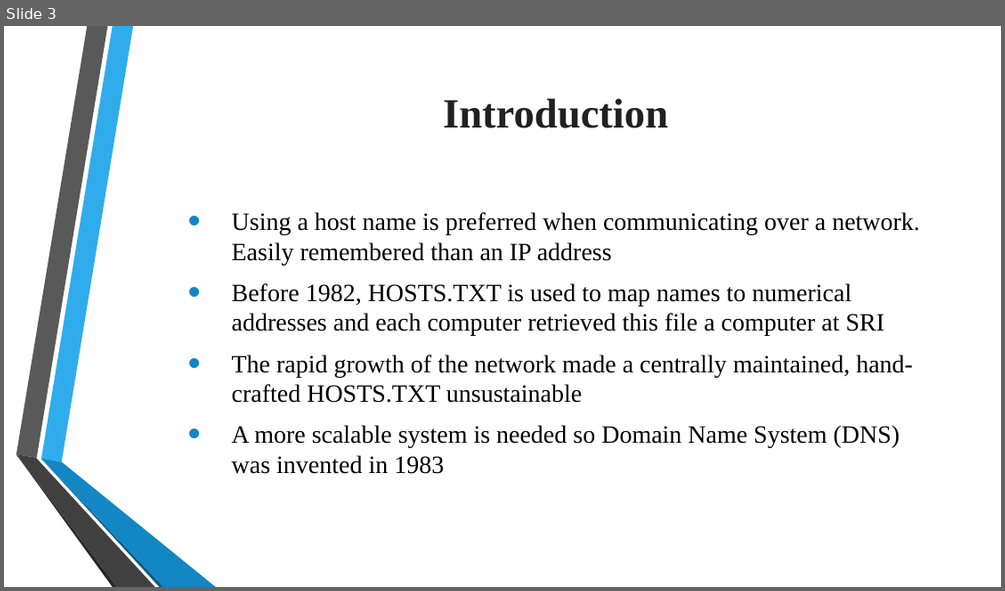
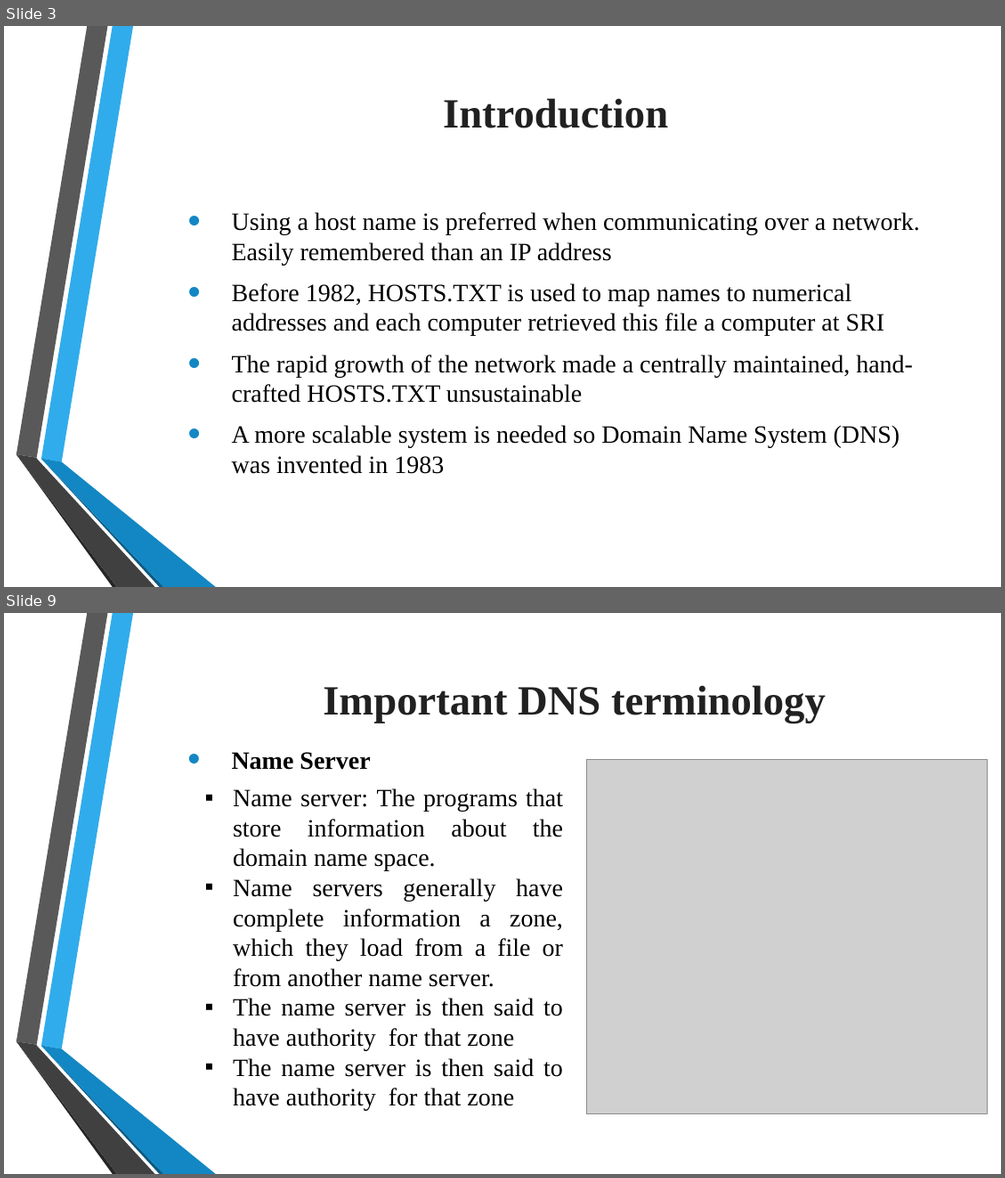
Before and after one commit to tiendatdk3493/Tai_Lieu, a slide deck: Domain Name System (DNS).pptx. Shown one above the other, each under a label of ours: slide 3 before the commit, slides 3 and 9 after it; the slides between them are not shown. The pictures are 1005x591 and 1005x1178 pixels, drawn with LibreOffice and Linux fonts; fonts in the diff are those of the drawing; grey boxes stand for pictures; background and template pictures are left out. Boxes give left, top, right and bottom in pixels: in the first picture for what was removed or moved away, otherwise in the second. Text is boxed around its words. In the diff, an @@ line names an element or a change of style, - is before the commit and + after.

```diff
--- a/Domain Name System (DNS).pptx
+++ b/Domain Name System (DNS).pptx
@@ slide 9 added at bbox=[4, 613, 1001, 1174], background picture (left out); not listed: 6 template elements that a slide beside it also shows @@
@@ text added at bbox=[323, 685, 825, 723], 40 pt, text #212121, bold @@
+  Important DNS terminology
@@ text added at bbox=[232, 752, 370, 770], 24 pt, text #000000, bold @@
+  • Name Server
@@ picture added at bbox=[587, 760, 987, 1114] @@
@@ text added at bbox=[233, 788, 563, 1111], 24 pt, text #000000 @@
+  ▪ Name server: The programs that store information about the domain name space.
+  ▪ Name servers generally have complete information a zone, which they load from a file or from another name server.
+  ▪ The name server is then said to have authority for that zone
+  ▪ The name server is then said to have authority for that zone
```
Also in this commit, not shown: 2 slides changed, 15 other slides added.
